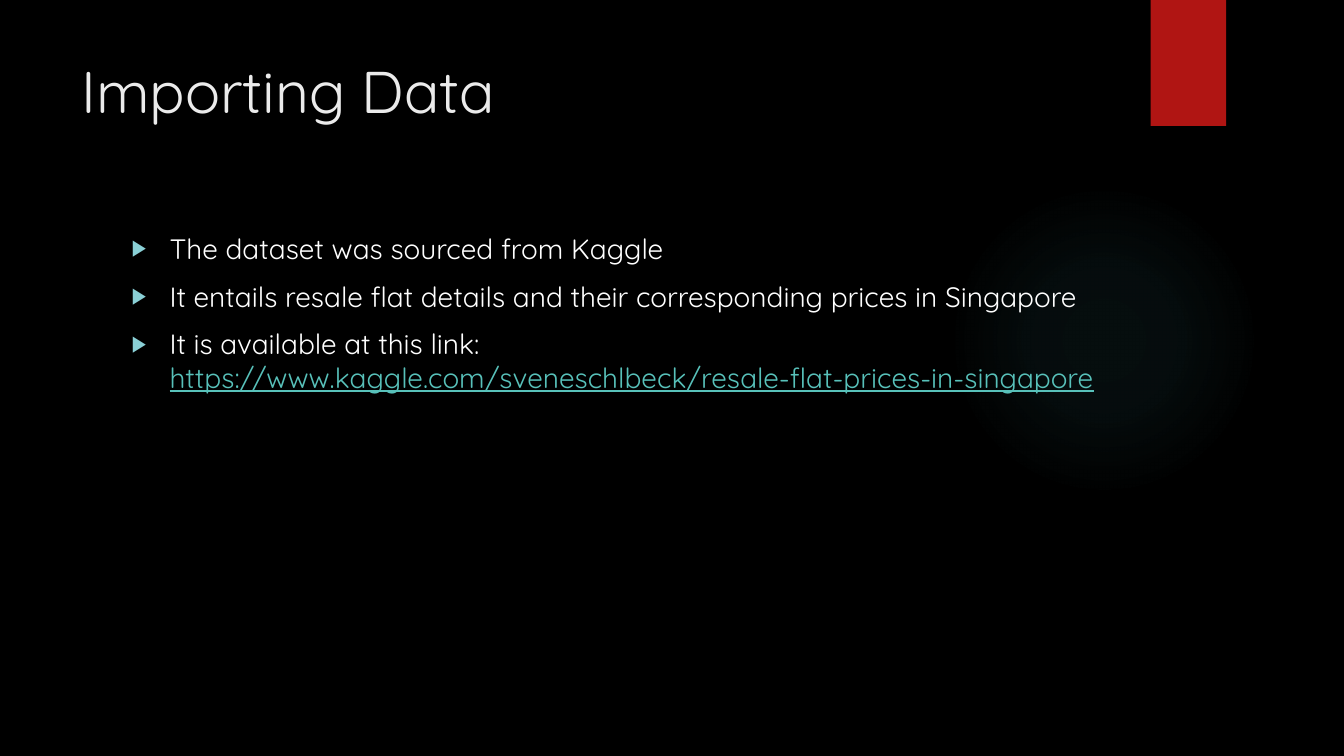
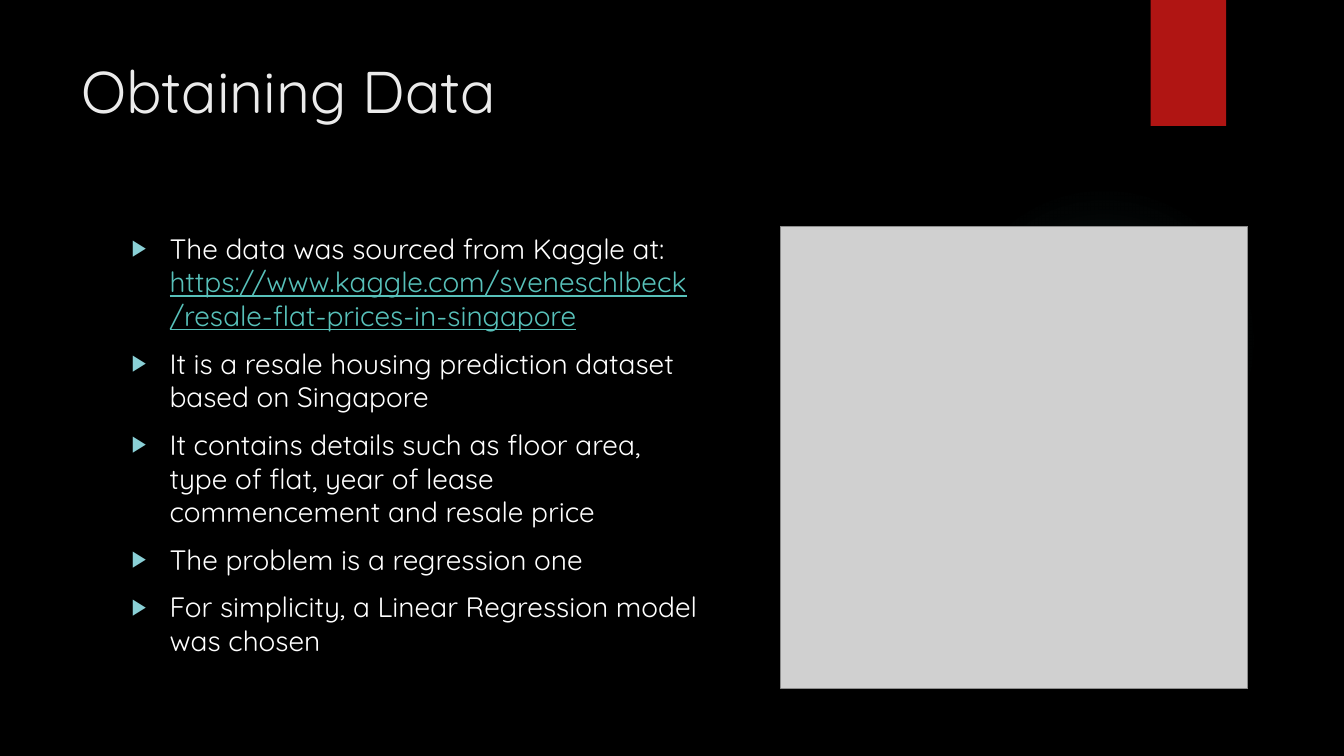
Before and after one commit to ethanolx/SG-Resale-Housing-py, a slide deck: slide 4 of doc/slides.pptx (slide 3 before the commit). Drawn at 1344x756 pixels with LibreOffice and Linux fonts; fonts in the diff are those of the drawing; grey boxes stand for pictures; background and template pictures are left out. Boxes give left, top, right and bottom in pixels: in the first picture for what was removed or moved away, otherwise in the second. Text is boxed around its words. In the diff, an @@ line names an element or a change of style, - is before the commit and + after.

```diff
--- a/doc/slides.pptx
+++ b/doc/slides.pptx
@@ title at box(81, 69, 496, 125): text changed @@
-Importing Data
+Obtaining Data
@@ text at box(170, 238, 697, 652): text changed @@
-▶ The dataset was sourced from Kaggle
-▶ It entails resale flat details and their corresponding prices in Singapore
-▶ It is available at this link: https://www.kaggle.com/sveneschlbeck/resale-flat-prices-in-singapore
+▶ The data was sourced from Kaggle at: https://www.kaggle.com/sveneschlbeck/resale-flat-prices-in-singapore
+▶ It is a resale housing prediction dataset based on Singapore
+▶ It contains details such as floor area, type of flat, year of lease commencement and resale price
+▶ The problem is a regression one
+▶ For simplicity, a Linear Regression model was chosen
@@ picture added at box(781, 227, 1248, 690) @@
```
Also in this commit, not shown: 2 other slides changed, 13 slides added, 15 slides removed, 1 other file.
